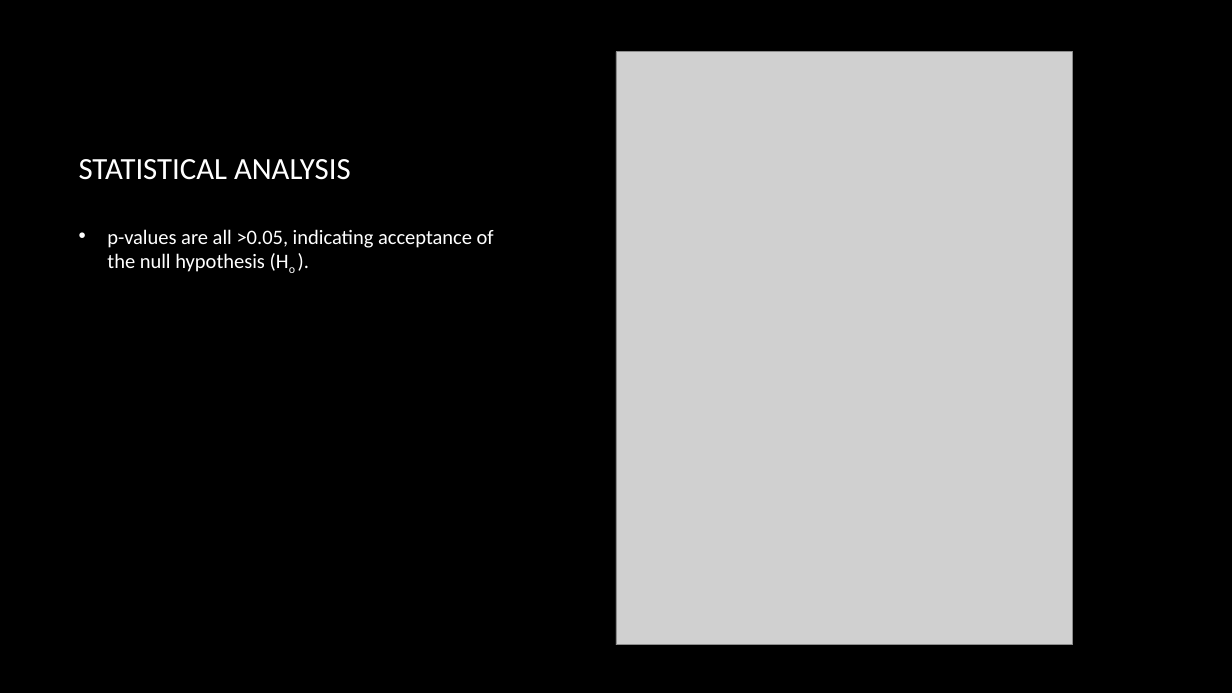
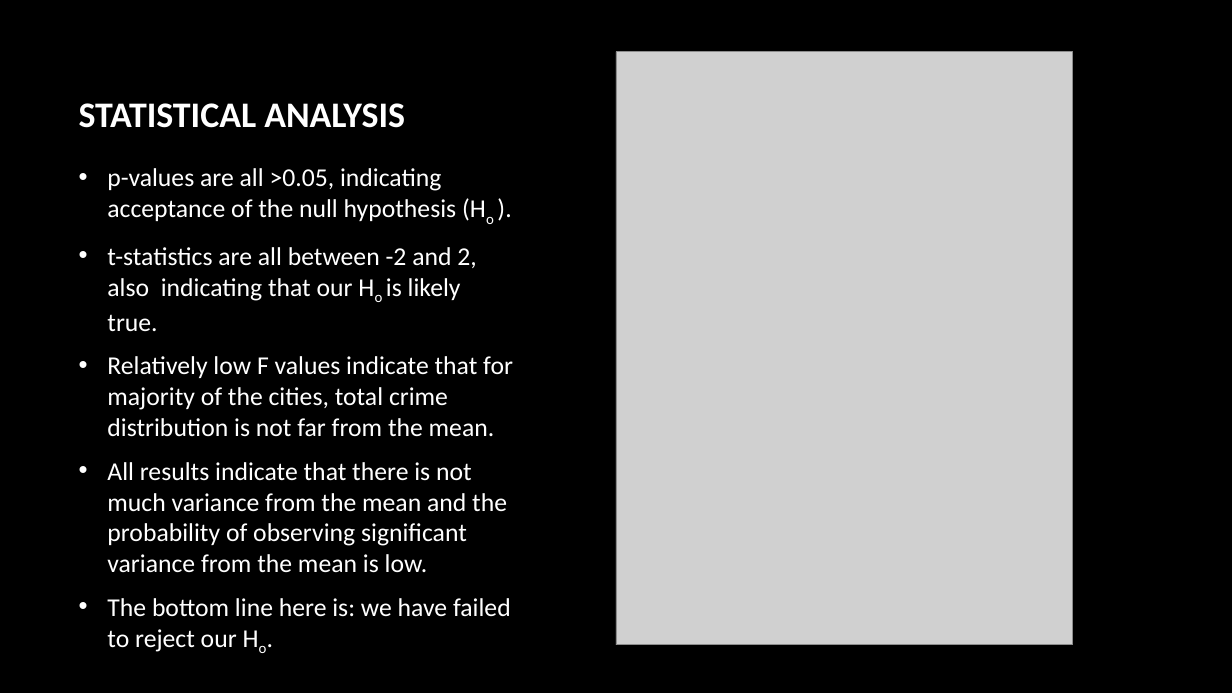
Before and after one commit to knwright/ProgressBar, a slide deck: slide 10 of Presentation.pptx. Drawn at 1232x693 pixels with LibreOffice and Linux fonts; fonts in the diff are those of the drawing; grey boxes stand for pictures; background and template pictures are left out. Boxes give left, top, right and bottom in pixels: in the first picture for what was removed or moved away, otherwise in the second. Text is boxed around its words. In the diff, an @@ line names an element or a change of style, - is before the commit and + after.

```diff
--- a/Presentation.pptx
+++ b/Presentation.pptx
@@ title "STATISTICAL ANALYSIS": place and size @@
-title "STATISTICAL ANALYSIS" at (79,159,351,180)
+title "STATISTICAL ANALYSIS" at (79,103,405,128)
@@ title "STATISTICAL ANALYSIS" at (79,103,405,128): size 24 to 28 pt, bold on @@
@@ text "p-values are all >0.05, indicating ...": place and size @@
-text "p-values are all >0.05, indicating ..." at (107,229,494,272)
+text "p-values are all >0.05, indicating ..." at (107,168,513,617)
@@ text at (107,168,457,221): size 16 to 20 pt in "p-values are all >0.05, indicating acceptance of ..." @@
@@ text at (107,247,513,617): paragraphs added @@
+• t-statistics are all between -2 and 2, also indicating that our Ho is likely true.
+• Relatively low F values indicate that for majority of the cities, total crime distribution is not far from the mean.
+• All results indicate that there is not much variance from the mean and the probability of observing significant variance from the mean is low.
+• The bottom line here is: we have failed to reject our Ho.
```
Also in this commit, not shown: 6 other slides changed, 1 slide removed.
